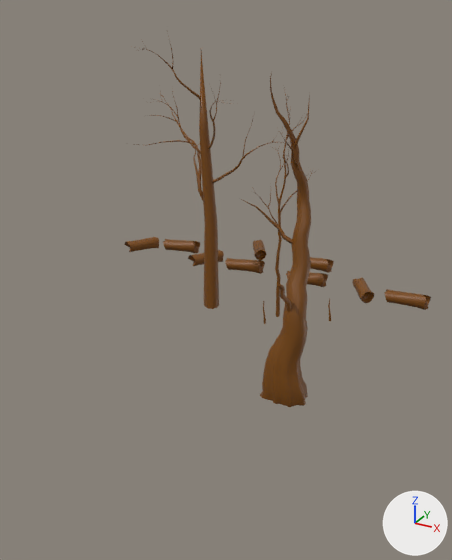
Two versions of the FBX model 3D assets/Level/Trees.fbx, one commit apart.
Camera for both pictures: a camera (50 mm lens) standing at (0.277, -0.576, 0.352) and looking at (-0.012, -0.05, 0.089). Every picture has the same lights, and +X, +Y and +Z are marked at lower right. Where no turn or scale is listed for an object, it has been applied to the vertices.

The first picture shows 'pasted__polySurface1609', 'pasted__polySurface2418', 'pasted__polySurface2468', 'pasted__polySurface2484'.
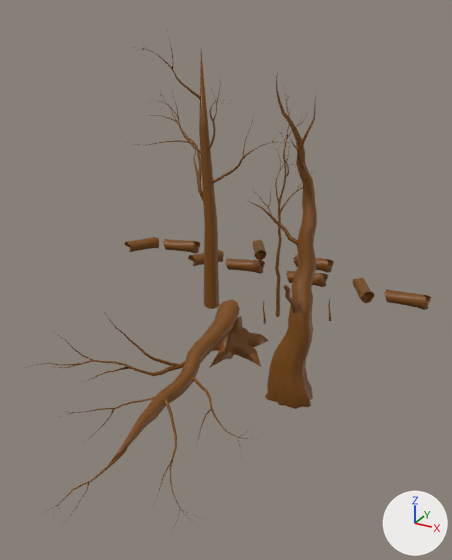
Diff of the bpy script that builds the scene:
```diff
--- a/3D assets/Level/Trees.fbx.py
+++ b/3D assets/Level/Trees.fbx.py
@@ me_mesh_015 @@
+me_mesh_015.from_pydata(...)  # 1046 vertices, 1048 faces; spans x -0.112..0.112, y -0.14..0.167, z -0.089..0.085
+me_mesh_015.materials.append(mat_trees)  # brown #794700
@@ ob_pasted__polysurface1609 @@
 ob_pasted__polysurface1609 = bpy.data.objects.new('pasted__polySurface1609', me_mesh_003)
-ob_pasted__polysurface1609.location = (0.063, -0.084, 0.151)
+ob_pasted__polysurface1609.location = (0.068, -0.084, 0.151)
@@ ob_polysurface40 @@
+ob_polysurface40 = bpy.data.objects.new('polySurface40', me_mesh_015)
+ob_polysurface40.location = (-0.008, -0.159, 0.015)
```

Where the change shows, as pixel boxes (x1, y1, x2, y2) in the pictures (452 x 560 px):
'pasted__polySurface1609', moved: before (239, 72, 311, 407); after (250, 73, 317, 409)
'polySurface40', added (brown): after (26, 300, 269, 531)
'polySurface5', unchanged, uncovered by the edit: after (127, 30, 288, 309)
'pasted__polySurface2484', unchanged, covered by the edit: before (127, 30, 301, 309)
